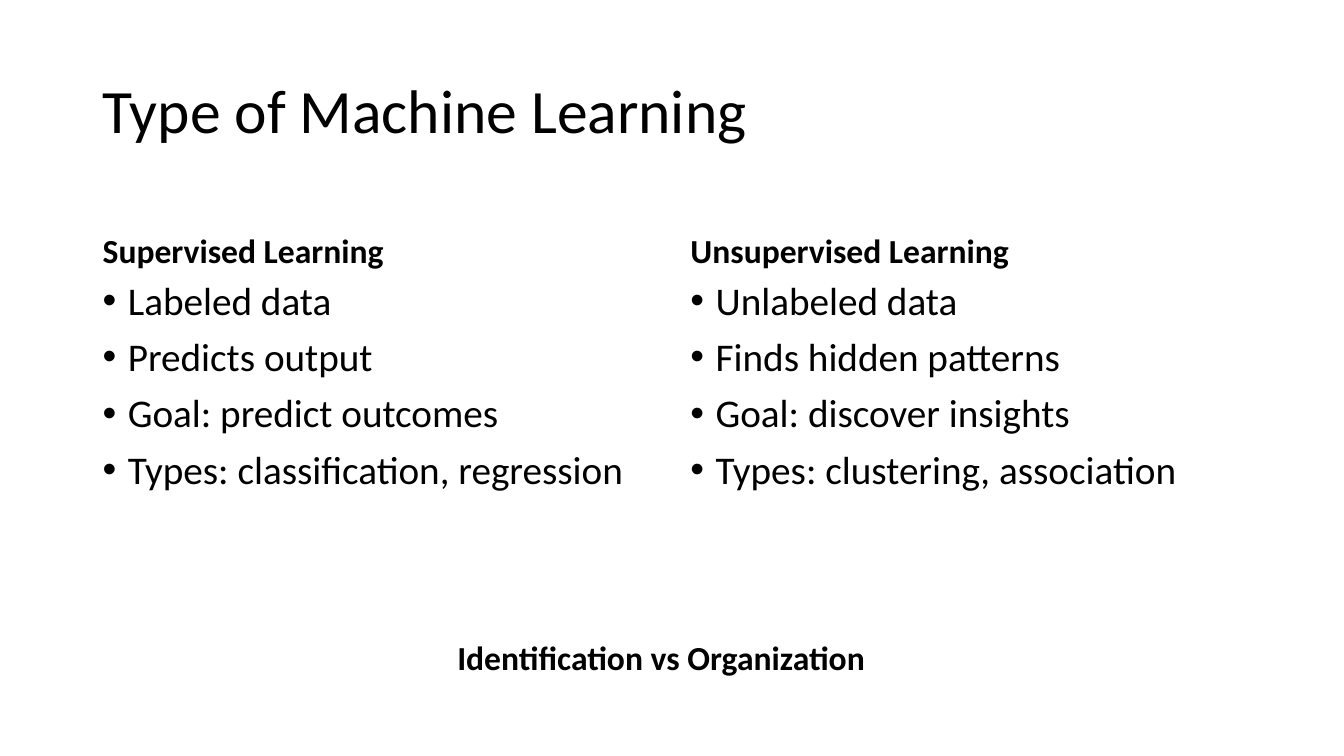
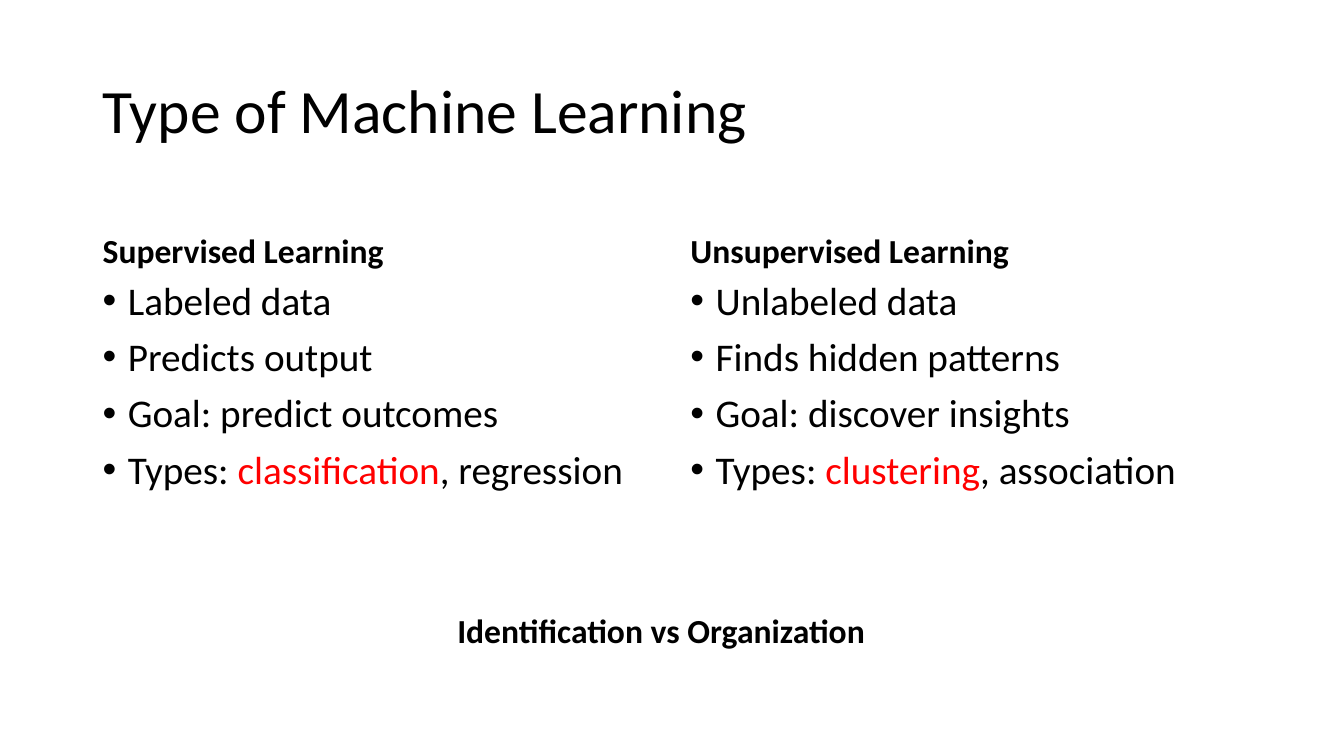
Before and after one commit to prxsto/529-ML-research, a slide deck: slide 3 of presentation1.pptx. Drawn at 1344x756 pixels with LibreOffice and Linux fonts; fonts in the diff are those of the drawing. Boxes give left, top, right and bottom in pixels: in the first picture for what was removed or moved away, otherwise in the second. Text is boxed around its words. In the diff, an @@ line names an element or a change of style, - is before the commit and + after.

```diff
--- a/presentation1.pptx
+++ b/presentation1.pptx
@@ text at bbox=[128, 456, 622, 491]: text colour #000000 to #FF0000 in "classification," @@
@@ text at bbox=[716, 456, 1176, 491]: text colour #000000 to #FF0000 in "clustering," @@
@@ text "Identification vs Organization": place and size @@
-text "Identification vs Organization" at bbox=[457, 646, 864, 676]
+text "Identification vs Organization" at bbox=[457, 619, 864, 649]
```
Also in this commit, not shown: 2 other slides changed, 4 slides added, 10 slides removed, 3 other files.
